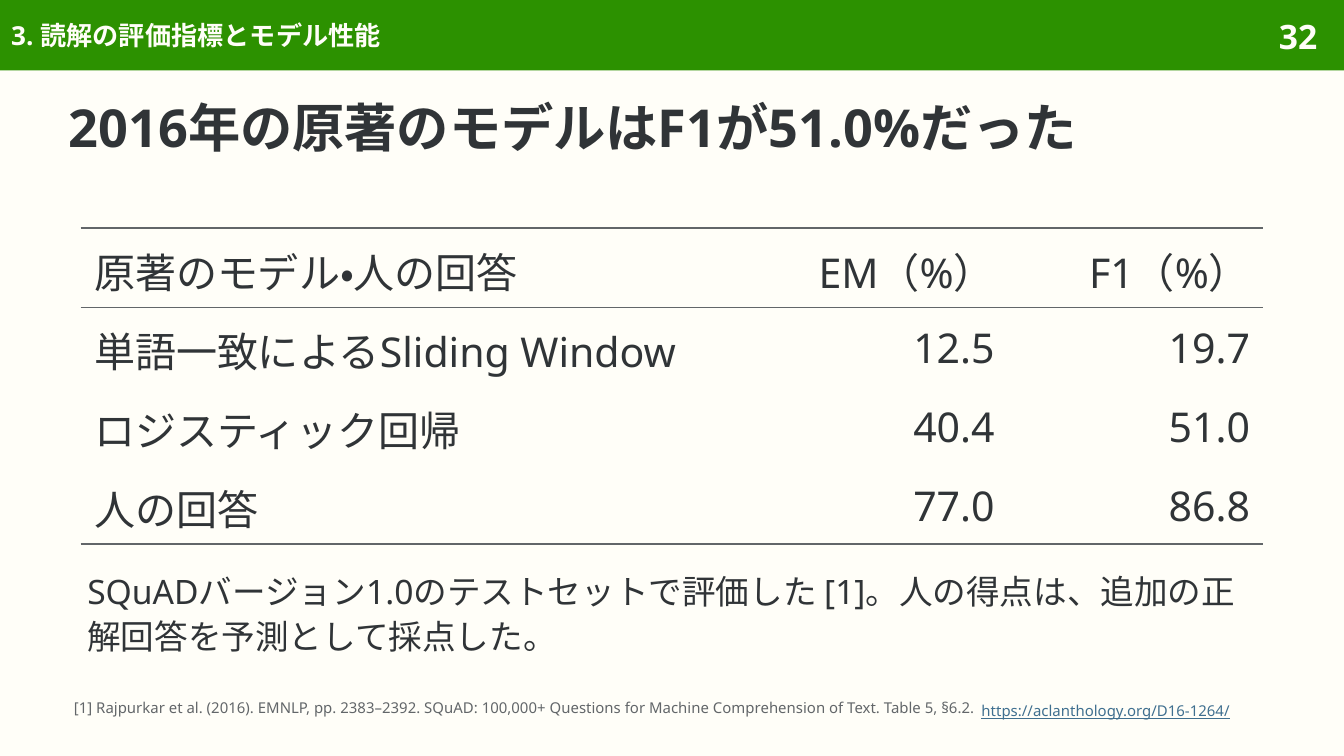
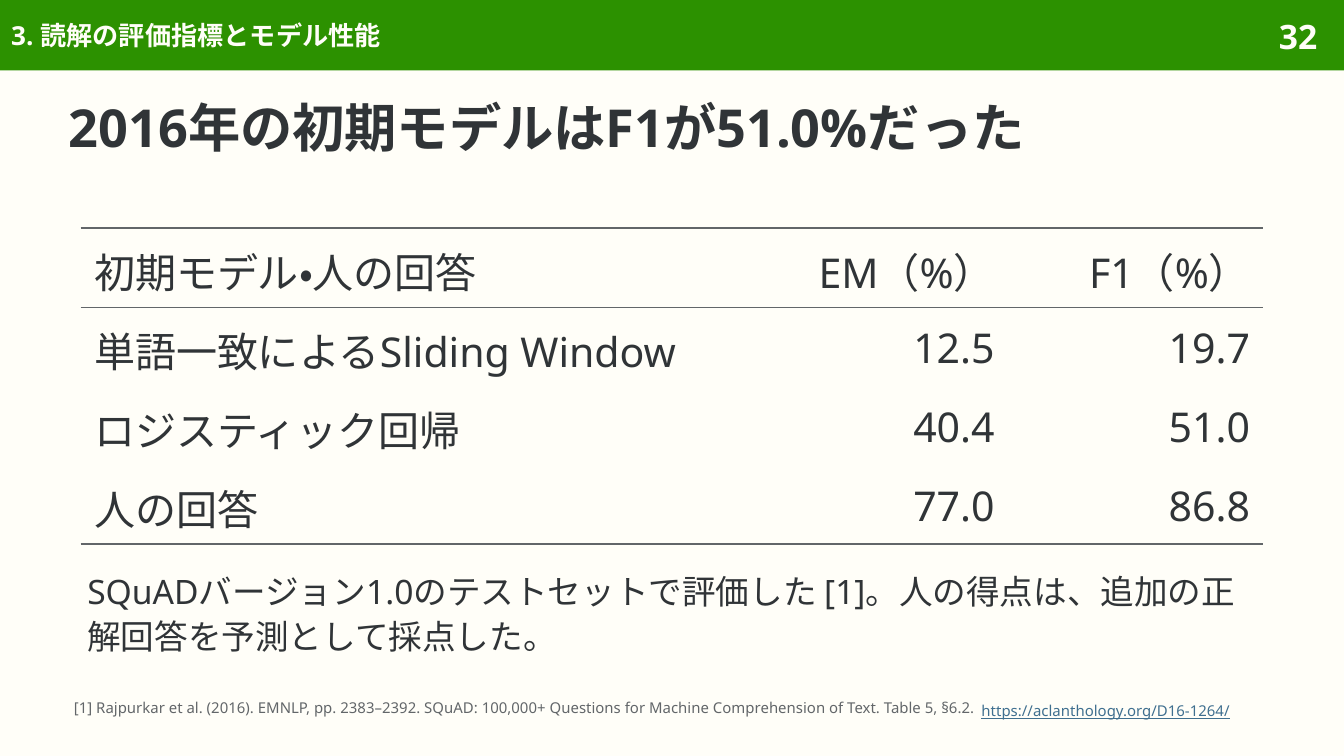
Before and after one commit to sasakiy84/datasets-in-10-minutes, a slide deck: slide 32 of slides/datasets-in-10-minutes-squad.pptx. Drawn at 1344x756 pixels with LibreOffice and Linux fonts; fonts in the diff are those of the drawing. Boxes give left, top, right and bottom in pixels: in the first picture for what was removed or moved away, otherwise in the second. Text is boxed around its words. In the diff, an @@ line names an element or a change of style, - is before the commit and + after.

Commit message:
slides(squad): refine Japanese wording and pair translations

```diff
--- a/slides/datasets-in-10-minutes-squad.pptx
+++ b/slides/datasets-in-10-minutes-squad.pptx
@@ title at (x1=69, y1=101, x2=1025, y2=152): text changed @@
-2016年の原著のモデルはF1が51.0%だった
+2016年の初期モデルはF1が51.0%だった
@@ table at (x1=81, y1=228, x2=1263, y2=538) @@
-row 1, column 1: 原著のモデル・人の回答
+row 1, column 1: 初期モデル・人の回答
```
Also in this commit, not shown: 4 other slides changed, 3 other files.
